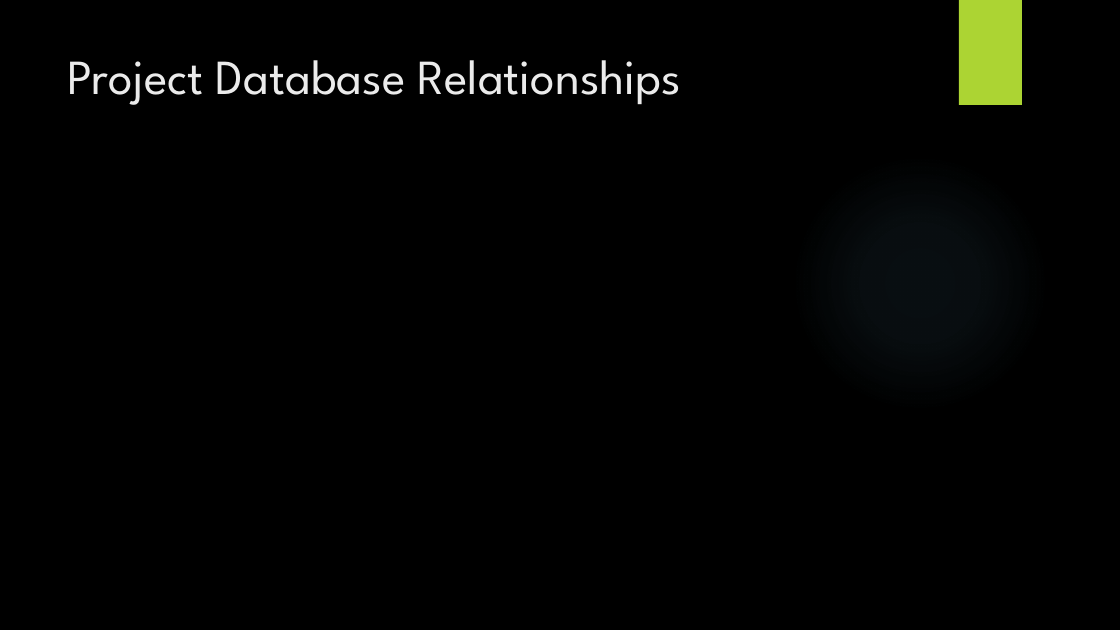
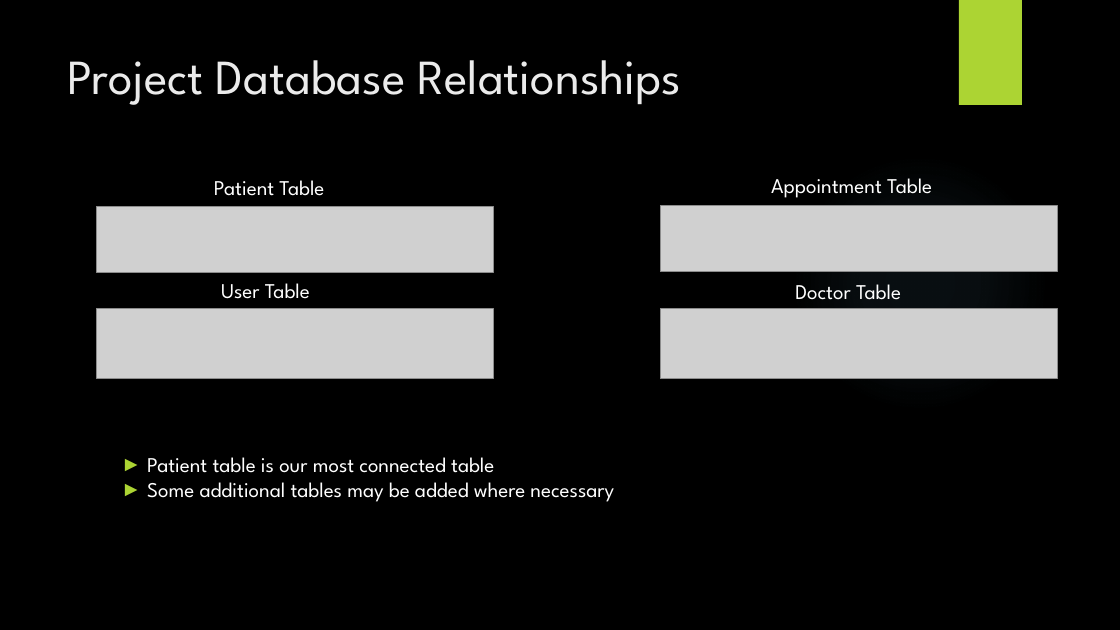
Before and after one commit to TheBrokenTheory/CapstoneProject2019, a slide deck: slide 8 of Documentation/BetaPresentation.pptx (slide 7 before the commit). Drawn at 1120x630 pixels with LibreOffice and Linux fonts; fonts in the diff are those of the drawing; grey boxes stand for pictures; background and template pictures are left out. Boxes give left, top, right and bottom in pixels: in the first picture for what was removed or moved away, otherwise in the second. Text is boxed around its words. In the diff, an @@ line names an element or a change of style, - is before the commit and + after.

```diff
--- a/Documentation/BetaPresentation.pptx
+++ b/Documentation/BetaPresentation.pptx
@@ text added at box(771, 178, 932, 198), 18 pt, text #FFFFFF @@
+Appointment Table
@@ picture added at box(97, 207, 494, 272) @@
@@ text added at box(214, 180, 324, 196), 18 pt, text #FFFFFF @@
+Patient Table
@@ picture added at box(660, 206, 1058, 271) @@
@@ text added at box(221, 283, 310, 299), 18 pt, text #FFFFFF @@
+User Table
@@ text added at box(795, 284, 901, 300), 18 pt, text #FFFFFF @@
+Doctor Table
@@ picture added at box(97, 308, 494, 378) @@
@@ picture added at box(660, 308, 1058, 379) @@
@@ text added at box(147, 457, 614, 502), 18 pt, text #FFFFFF @@
+► Patient table is our most connected table
+► Some additional tables may be added where necessary
```
Also in this commit, not shown: 1 slide added, 1 other file.
